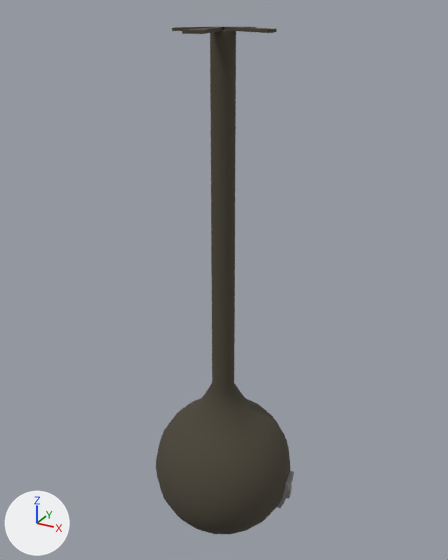
An edit to the OBJ model Unit 6/Challenge/Additive_Lamp_Mesh.obj, drawn before and after from the same camera.
Both versions are drawn from a 50 mm lens placed at (5.51, -9.98, 11.11), pointed at (-0.1, 0.22, 6.01). The axes (+X, +Y, +Z) are drawn at lower left. The lights are the same throughout. Where no turn or scale is listed for an object, it has been applied to the vertices.

Objects in the first picture: 'Additive_Lamp_Mesh'.
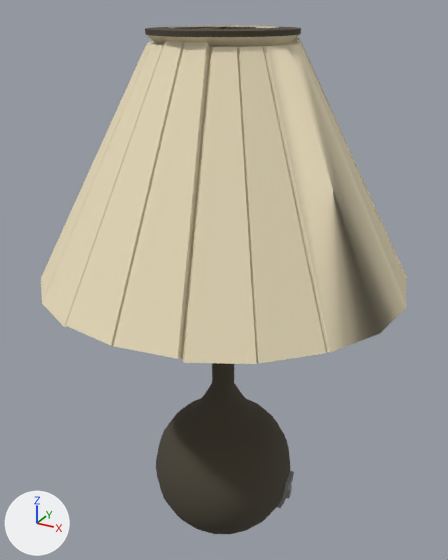
The edits, one by one:
Material 'lambert2SG' (mat_lambert2sg) is new.
Its base color is (0.82, 0.72, 0.5) (beige #eaddbc).
Its roughness is 1.0.
me_additive_lamp_mesh is used by ob_additive_lamp_mesh; location (0.0, 0.0, 0.0).
me_additive_lamp_mesh had 458 vertices, 478 faces and spanned x -1.54..1.62, y -1.54..1.54, z 0.13..10.81.
me_additive_lamp_mesh now has 694 vertices, 716 faces and spans x -3.57..3.6, y -3.54..3.59, z 0.13..10.81.
me_additive_lamp_mesh part 1: a new loose piece of 236 vertices spanning x -3.57..3.6, y -3.54..3.59, z 6.31..10.8.
me_additive_lamp_mesh now uses material mat_lambert2sg (beige #eaddbc).

Pixel boxes (x1, y1, x2, y2) of what changed, in the pictures (448 x 560 px):
'Additive_Lamp_Mesh', reshaped (164% wider)
    before: (156, 27, 294, 534)
    after: (41, 26, 407, 534)
part 1 of me_additive_lamp_mesh, added (beige)
    after: (41, 26, 407, 364)
